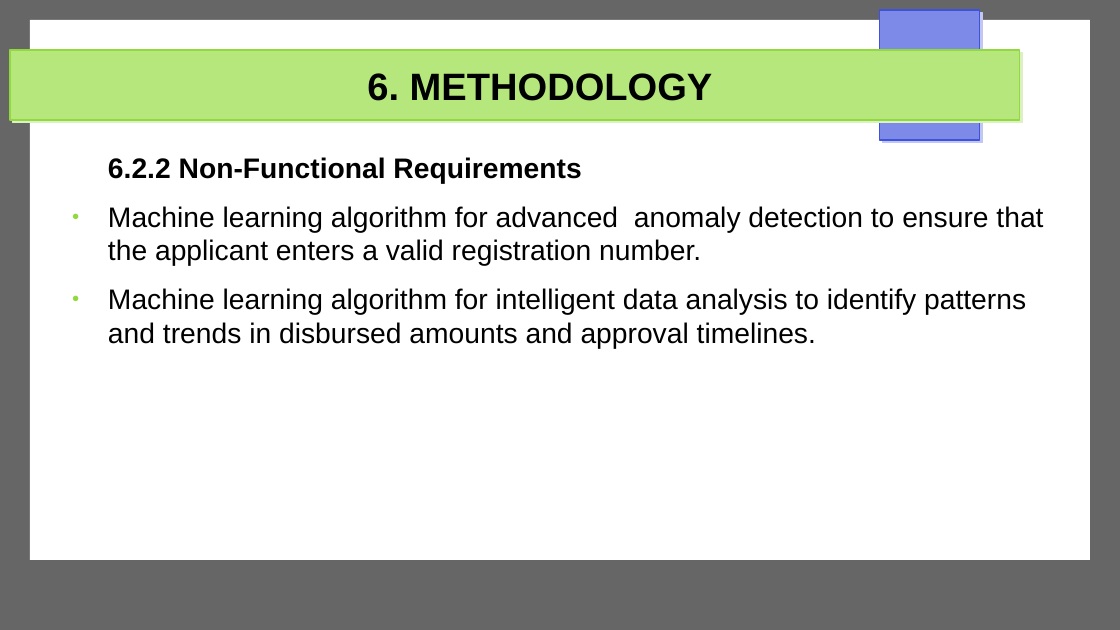
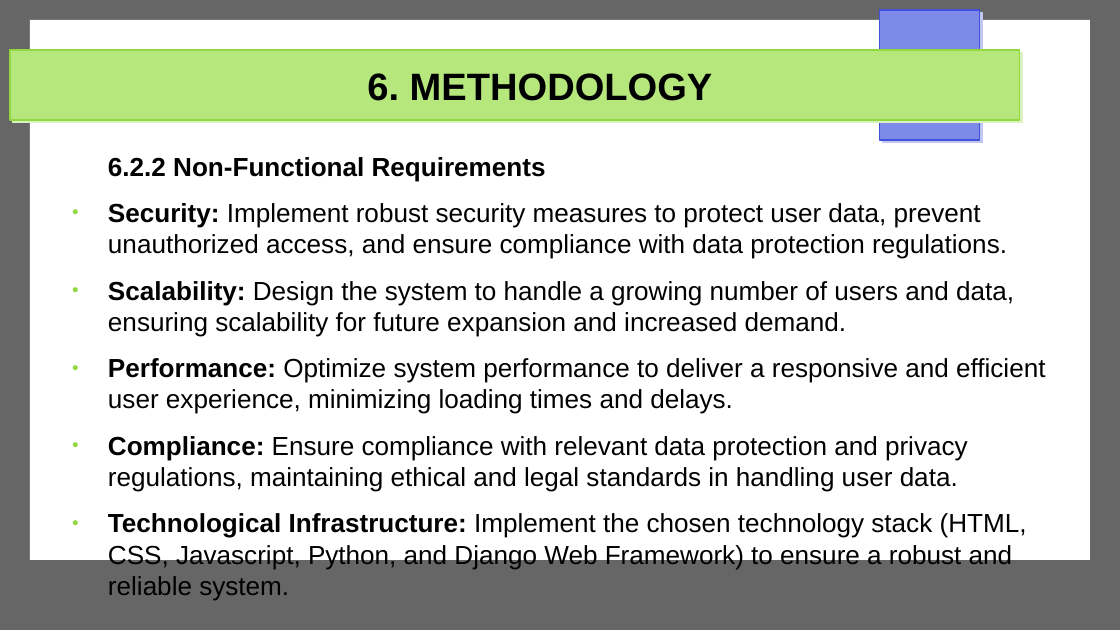
Before and after one commit to Michael-Otieno-Kasuku/Mashinani, a slide deck: slide 27 of docs/proposal/mashinani.odp. Drawn at 1120x630 pixels with LibreOffice and Linux fonts; fonts in the diff are those of the drawing. Boxes give left, top, right and bottom in pixels: in the first picture for what was removed or moved away, otherwise in the second. Text is boxed around its words. In the diff, an @@ line names an element or a change of style, - is before the commit and + after.

```diff
--- a/docs/proposal/mashinani.odp
+++ b/docs/proposal/mashinani.odp
@@ text at box(108, 157, 546, 181): size 20 to 18.5 pt in "6.2.2 Non-Functional Requirements" @@
@@ text at box(108, 203, 1045, 570): text changed; size 20 to 18.5 pt @@
-● Machine learning algorithm for advanced anomaly detection to ensure that the applicant enters a valid registration number.
-● Machine learning algorithm for intelligent data analysis to identify patterns and trends in disbursed amounts and approval timelines.
+● Security: Implement robust security measures to protect user data, prevent unauthorized access, and ensure compliance with data protection regulations.
+● Scalability: Design the system to handle a growing number of users and data, ensuring scalability for future expansion and increased demand.
+● Performance: Optimize system performance to deliver a responsive and efficient user experience, minimizing loading times and delays.
+● Compliance: Ensure compliance with relevant data protection and privacy regulations, maintaining ethical and legal standards in handling user data.
+● Technological Infrastructure: Implement the chosen technology stack (HTML, CSS, Javascript, Python, and Django Web Framework) to ensure a robust and reliable system.
```
Also in this commit, not shown: 3 other slides changed, 3 other files.
